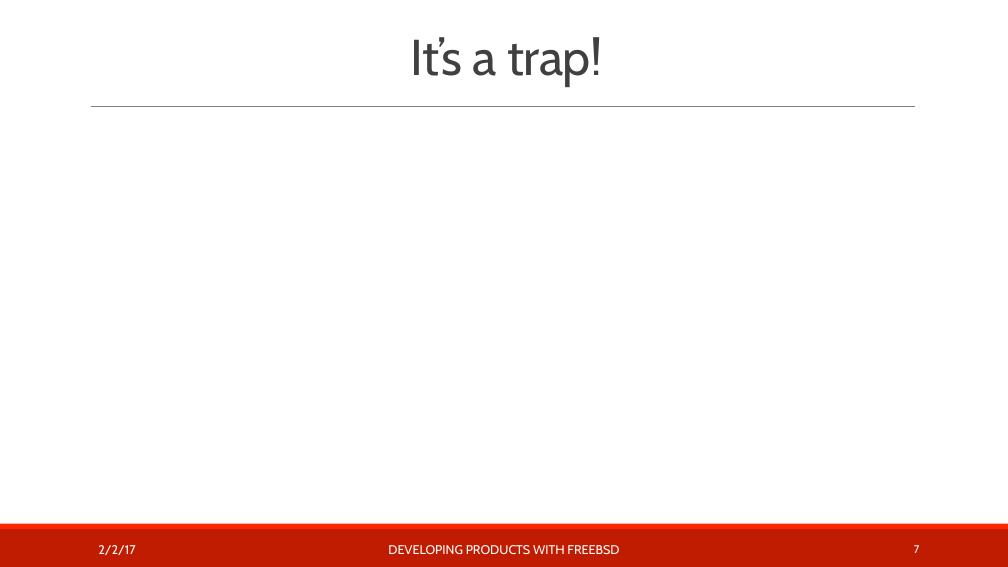
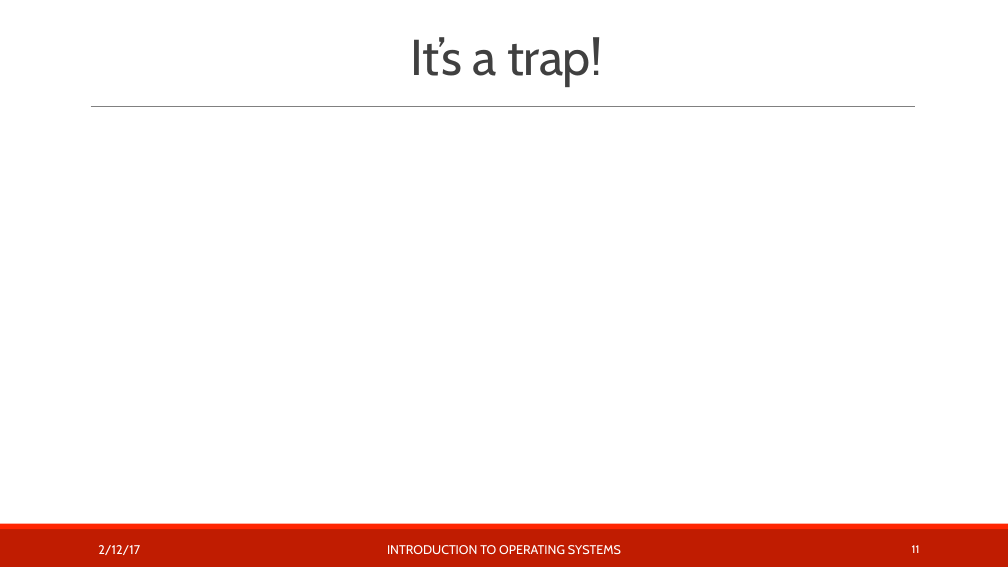
Before and after one commit to teachbsd/course, a slide deck: slide 11 of undergraduate/lectures/kernel-services.pptx (slide 7 before the commit). Drawn at 1008x567 pixels with LibreOffice and Linux fonts; fonts in the diff are those of the drawing; background and template pictures are left out. Boxes give left, top, right and bottom in pixels: in the first picture for what was removed or moved away, otherwise in the second. Text is boxed around its words. In the diff, an @@ line names an element or a change of style, - is before the commit and + after.

Commit message:
Snag some of Robert's slides for system calls.

```diff
--- a/undergraduate/lectures/kernel-services.pptx
+++ b/undergraduate/lectures/kernel-services.pptx
@@ text at <box>98,545,140,555</box>: text changed @@
-2/2/17
+2/12/17
@@ text at <box>387,545,621,554</box>: text changed @@
-DEVELOPING PRODUCTS WITH FREEBSD
+INTRODUCTION TO OPERATING SYSTEMS
@@ page number at <box>912,545,920,553</box>: text changed @@
-7
+11
```
Also in this commit, not shown: 7 other slides changed, 4 slides added.
